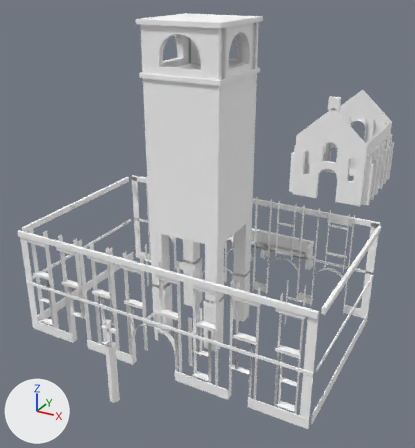
The OBJ model Assets/models/maps/belltower/fountain-ornaments-v2/centre/centre_000_ashlar.obj, before and after one commit.
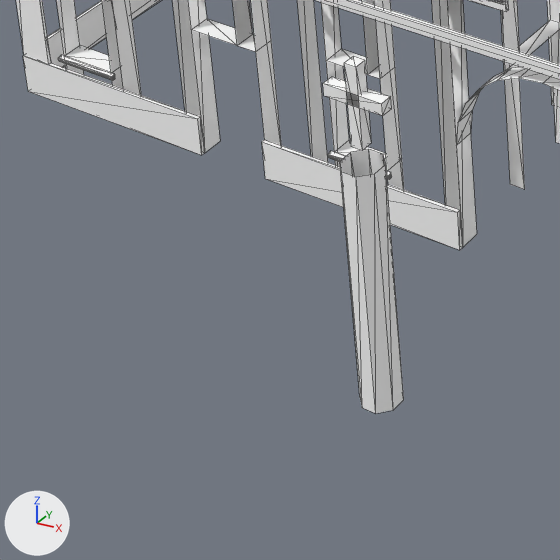
Each version is shown whole from a camera (50 mm lens) standing at (758.0, -2169.0, 1019.0) and looking at (-190.0, -447.0, 158.0), then close up on the part from 6% to 38% of the width and 69% to 97% of the height. Lighting does not change. The marker at lower left points along +X, +Y and +Z. The last two pictures show the newer version. The close-ups show mesh edges as thin lines. Where no turn or scale is listed for an object, it has been applied to the vertices. Vertices at exactly the same position are counted once.

The first close-up shows 'centre_000_ashlar'.
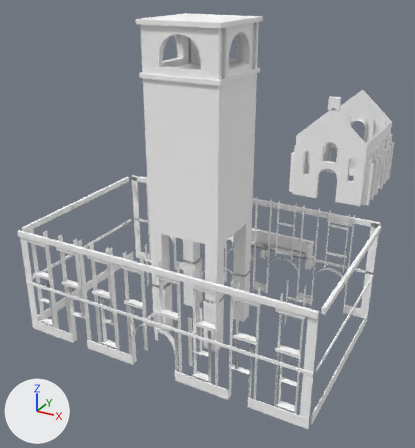
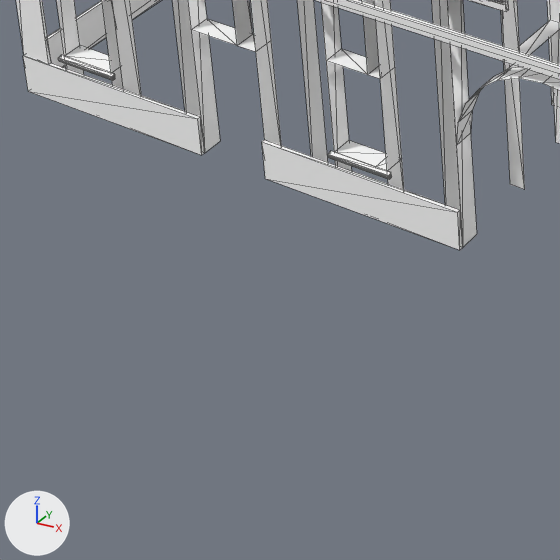
Where the change shows, as pixel boxes [x1, y1, x2, y2] in the close-ups (560 x 560 px):
'centre_000_ashlar', reshaped
    before: [16, 0, 560, 413]
    after: [16, 0, 560, 250]
part 1 of me_centre_000_ashlar, deleted
    before: [340, 149, 404, 413]
part 2 of me_centre_000_ashlar, deleted
    before: [323, 76, 392, 116]
part 3 of me_centre_000_ashlar, deleted
    before: [344, 56, 371, 151]

Diff of the bpy script that builds the scene:
```diff
--- a/Assets/models/maps/belltower/fountain-ornaments-v2/centre/centre_000_ashlar.obj.py
+++ b/Assets/models/maps/belltower/fountain-ornaments-v2/centre/centre_000_ashlar.obj.py
@@ me_centre_000_ashlar @@
 # used by ob_centre_000_ashlar; location = (0.0, 0.0, 0.0)
-me_centre_000_ashlar.from_pydata(...)  # 2648 vertices, 3276 faces; spans x -459.0..459.0, y -1287.0..900.0, z 0.0..912.0
+me_centre_000_ashlar.from_pydata(...)  # 2616 vertices, 3236 faces; spans x -459.0..459.0, y -1109.0..900.0, z 0.0..912.0
+# me_centre_000_ashlar part 1: the loose piece of 16 vertices spanning x -12.0..12.0, y -1287.0..-1263.0, z 36.0..200.0 is deleted
+# me_centre_000_ashlar part 2: the loose piece of 8 vertices spanning x -20.0..20.0, y -1279.0..-1271.0, z 240.0..248.0 is deleted
+# me_centre_000_ashlar part 3: the loose piece of 8 vertices spanning x -4.0..4.0, y -1279.0..-1271.0, z 212.0..266.0 is deleted
 me_centre_000_ashlar.materials.append(mat_ashlar)
```
